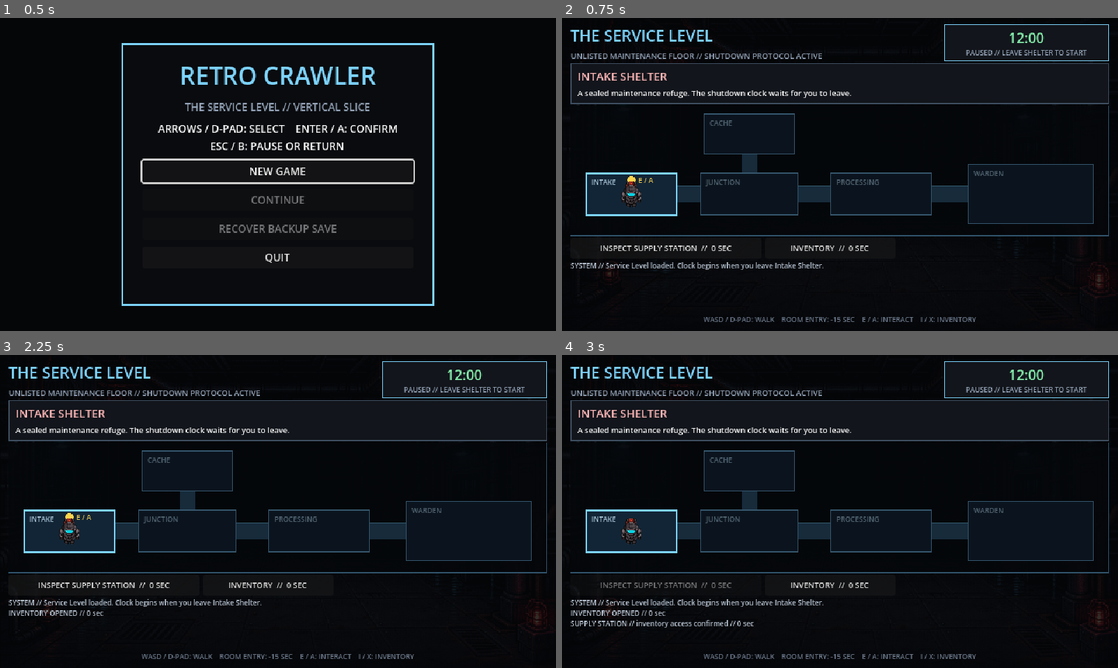
Above: before the commit, frames 1-4 (two rows, left to right).
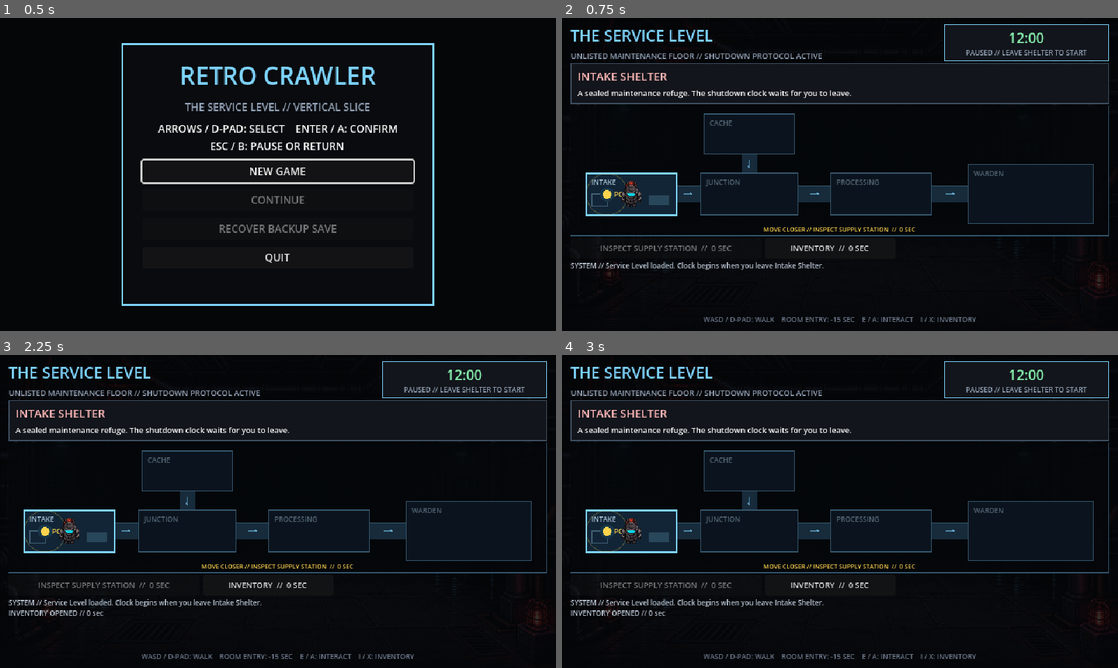
Above: after the commit, the same moments.

Repository: mtmann213/retro-crawler
Game: Godot game, scene res://main/main.tscn
The game is run twice, just before and just after one commit, with the same random seed, the same clock (stepped at 60 frames per second) and the same inputs.
Inputs (mouse positions are in pixels of both pictures, inside the frame that each line leads up to):
- Up to frame 1 (0.5 s): no input
- Up to frame 2 (0.75 s): click "NEW GAME" at 0.5 s
- Up to frame 3 (2.25 s): click "INVENTORY // 0 SEC" at 1.25 s; click "RETURN TO DUNGEON" at 2 s
- Up to frame 4 (3 s): click (667, 586) at 2.75 s, where only the run before the commit has a clickable "INSPECT SUPPLY STATION // 0 S…"

Frame 1 is identical in both runs. In frame 2, 0.7% of the frame differs, in the area x 4-71%, y 45-75%; in frame 3, 0.7%; in frame 4, 0.8%, in the area x 1-71%, y 45-88%.

Commit message:
Add Milestone 9 spatial interactions

Diff:
--- a/scenes/dungeon/dungeon_screen.gd
+++ b/scenes/dungeon/dungeon_screen.gd
@@ -46,6 +46,7 @@
 	map_area.room_entered.connect(_move_to_room)
 	map_area.interaction_requested.connect(_world_interact)
 	map_area.inventory_requested.connect(_open_inventory)
+	map_area.interaction_proximity_changed.connect(_sync_interaction_proximity)
 	_append_log("SYSTEM // Service Level loaded. Clock begins when you leave Intake Shelter.")
 	_render_room()
 
@@ -58,9 +59,10 @@
 	var visited: Dictionary[StringName, bool] = {}
 	for room_id: StringName in floor_state.rooms:
 		visited[room_id] = floor_state.get_room_state(room_id).visited
-	map_area.present(room.content_id, visited, room.interaction_label, not room_state.interaction_completed)
 	floor_clock.present(floor_state)
 	interaction_button.setup(room, room_state.interaction_completed)
+	map_area.present(room.content_id, visited, room.interaction_label, not room_state.interaction_completed)
+	_sync_interaction_proximity(map_area.can_interact_here(), room.interaction_label)
 	emergency_button.visible = (
 		room.content_id == &"room_warden_chamber"
 		and not floor_state.boss_defeated
@@ -103,7 +105,7 @@
 
 func _interact(interaction_id: StringName) -> void:
 	var room_state := floor_state.get_room_state(floor_state.current_room_id)
-	if room_state.interaction_completed:
+	if room_state.interaction_completed or not map_area.can_interact_here():
 		return
 	match interaction_id:
 		&"inspect_station":
@@ -129,8 +131,15 @@
 
 func _world_interact() -> void:
 	var room := FLOOR.get_room(floor_state.current_room_id)
-	if not room.interaction_id.is_empty():
+	if not room.interaction_id.is_empty() and map_area.can_interact_here():
 		_interact(room.interaction_id)
+
+
+func _sync_interaction_proximity(in_range: bool, _prompt: String) -> void:
+	var room := FLOOR.get_room(floor_state.current_room_id)
+	var completed := floor_state.get_room_state(room.content_id).interaction_completed
+	interaction_button.disabled = room.interaction_id.is_empty() or completed or not in_range
+	interaction_button.tooltip_text = "" if in_range else "Walk to the highlighted point of interest to interact."
 
 
 func _open_inventory() -> void:
--- a/scenes/dungeon/walkable_world.gd
+++ b/scenes/dungeon/walkable_world.gd
@@ -4,9 +4,11 @@
 signal room_entered(room_id: StringName)
 signal interaction_requested
 signal inventory_requested
+signal interaction_proximity_changed(in_range: bool, prompt: String)
 
 const PLAYER_TEXTURE := preload("res://assets/characters/crawler_topdown.png")
 const MOVE_SPEED := 82.0
+const INTERACTION_RADIUS := 24.0
 const ROOM_RECTS := {
 	&"room_intake_shelter": Rect2(18, 78, 104, 48),
 	&"room_broken_junction": Rect2(150, 78, 112, 48),
@@ -27,6 +29,11 @@
 	&"room_processing_hall": "PROCESSING",
 	&"room_warden_chamber": "WARDEN",
 }
+const INTERACTION_POINTS := {
+	&"room_intake_shelter": Vector2(42, 102),
+	&"room_maintenance_cache": Vector2(236, 34),
+	&"room_warden_chamber": Vector2(566, 102),
+}
 
 var player_position := Vector2(70, 102)
 var current_room_id: StringName = &"room_intake_shelter"
@@ -35,6 +42,7 @@
 var interaction_available := false
 var movement_enabled := true
 var player_sprite := Sprite2D.new()
+var _interaction_in_range := false
 
 
 func _ready() -> void:
@@ -69,6 +77,7 @@
 	player_position = next
 	player_sprite.position = player_position
 	_check_room_entry()
+	_refresh_interaction_proximity()
 	queue_redraw()
 
 
@@ -86,7 +95,7 @@
 func _unhandled_input(event: InputEvent) -> void:
 	if not movement_enabled or not is_visible_in_tree() or not has_focus():
 		return
-	if event.is_action_pressed("inspect") or event.is_action_pressed("confirm"):
+	if (event.is_action_pressed("inspect") or event.is_action_pressed("confirm")) and can_interact_here():
 		interaction_requested.emit()
 		get_viewport().set_input_as_handled()
 	elif event.is_action_pressed("inventory"):
@@ -105,6 +114,7 @@
 	interaction_available = can_interact
 	if current_room_id != room_id:
 		sync_to_room(room_id)
+	_refresh_interaction_proximity()
 	queue_redraw()
 
 
@@ -113,6 +123,7 @@
 	if force_warp or not (ROOM_RECTS[room_id] as Rect2).has_point(player_position):
 		player_position = (ROOM_RECTS[room_id] as Rect2).get_center()
 		player_sprite.position = player_position
+	_refresh_interaction_proximity()
 	queue_redraw()
 
 
@@ -120,7 +131,26 @@
 	current_room_id = room_id
 	player_position = position if _is_walkable(position) else (ROOM_RECTS[room_id] as Rect2).get_center()
 	player_sprite.position = player_position
-	queue_redraw()
+	_refresh_interaction_proximity()
+	queue_redraw()
+
+
+func can_interact_here() -> bool:
+	if not interaction_available or not INTERACTION_POINTS.has(current_room_id):
+		return false
+	return player_position.distance_to(INTERACTION_POINTS[current_room_id]) <= INTERACTION_RADIUS
+
+
+func interaction_point_for_room(room_id: StringName) -> Vector2:
+	return INTERACTION_POINTS.get(room_id, Vector2.INF)
+
+
+func _refresh_interaction_proximity() -> void:
+	var in_range := can_interact_here()
+	if in_range == _interaction_in_range:
+		return
+	_interaction_in_range = in_range
+	interaction_proximity_changed.emit(in_range, interaction_text)
 
 
 func _check_room_entry() -> void:
@@ -147,6 +177,7 @@
 	for corridor: Rect2 in CORRIDORS:
 		draw_rect(corridor, Color("172b3b"), true)
 		draw_line(corridor.position, corridor.position + Vector2(corridor.size.x, 0), Color("355c72"), 1.0)
+		_draw_route_markings(corridor)
 	for room_id: StringName in ROOM_RECTS:
 		var rect: Rect2 = ROOM_RECTS[room_id]
 		var visited: bool = visited_room_ids.get(room_id, false) or room_id == current_room_id
@@ -154,8 +185,48 @@
 		draw_rect(rect, fill, true)
 		draw_rect(rect, Color("7dd3fc") if room_id == current_room_id else Color("35566d"), false, 2.0 if room_id == current_room_id else 1.0)
 		draw_string(ThemeDB.fallback_font, rect.position + Vector2(6, 13), ROOM_NAMES[room_id], HORIZONTAL_ALIGNMENT_LEFT, -1, 8, Color("a9c5d8") if visited else Color("536674"))
-	if interaction_available:
-		var marker := (ROOM_RECTS[current_room_id] as Rect2).get_center() + Vector2(0, -16)
-		draw_circle(marker, 5.0, Color("fcd34d"))
-		draw_string(ThemeDB.fallback_font, marker + Vector2(8, 3), "E / A", HORIZONTAL_ALIGNMENT_LEFT, -1, 8, Color("fcd34d"))
+		_draw_room_details(room_id, rect, visited)
+	if interaction_available and INTERACTION_POINTS.has(current_room_id):
+		var marker: Vector2 = INTERACTION_POINTS[current_room_id]
+		var marker_color := Color("86efac") if can_interact_here() else Color("fcd34d")
+		draw_arc(marker, INTERACTION_RADIUS, 0, TAU, 32, Color(marker_color, 0.24), 1.0)
+		draw_circle(marker, 5.0, marker_color)
+		draw_string(ThemeDB.fallback_font, marker + Vector2(8, 3), "E / A" if can_interact_here() else "POI", HORIZONTAL_ALIGNMENT_LEFT, -1, 8, marker_color)
+		var prompt := ("E / A // " if can_interact_here() else "MOVE CLOSER // ") + interaction_text
+		draw_string(ThemeDB.fallback_font, Vector2(8, size.y - 5), prompt, HORIZONTAL_ALIGNMENT_CENTER, size.x - 16, 7, marker_color)
 	draw_rect(Rect2(Vector2.ZERO, size), Color("31536b"), false, 1.0)
+
+
+func _draw_route_markings(corridor: Rect2) -> void:
+	var center := corridor.get_center()
+	if corridor.size.x > corridor.size.y:
+		draw_line(center - Vector2(5, 0), center + Vector2(5, 0), Color("7dd3fc", 0.55), 1.0)
+		draw_line(center + Vector2(5, 0), center + Vector2(2, -2), Color("7dd3fc", 0.55), 1.0)
+	else:
+		draw_line(center - Vector2(0, 5), center + Vector2(0, 5), Color("7dd3fc", 0.55), 1.0)
+		draw_line(center + Vector2(0, 5), center + Vector2(-2, 2), Color("7dd3fc", 0.55), 1.0)
+
+
+func _draw_room_details(room_id: StringName, rect: Rect2, visited: bool) -> void:
+	if not visited:
+		return
+	var detail := Color("52758a", 0.75)
+	match room_id:
+		&"room_intake_shelter":
+			draw_rect(Rect2(rect.position + Vector2(7, 24), Vector2(18, 14)), detail, false, 1.0)
+			draw_rect(Rect2(rect.position + Vector2(72, 25), Vector2(23, 11)), Color("29475a"), true)
+			draw_circle(INTERACTION_POINTS[room_id], 8.0, Color("163649"), true)
+		&"room_broken_junction":
+			draw_line(rect.position + Vector2(16, 30), rect.position + Vector2(94, 30), Color("fb7185", 0.55), 2.0)
+			draw_line(rect.position + Vector2(48, 21), rect.position + Vector2(64, 40), Color("fcd34d", 0.7), 1.0)
+		&"room_maintenance_cache":
+			draw_rect(Rect2(INTERACTION_POINTS[room_id] - Vector2(10, 9), Vector2(17, 18)), Color("27485b"), true)
+			draw_line(INTERACTION_POINTS[room_id] - Vector2(8, 2), INTERACTION_POINTS[room_id] + Vector2(5, -2), detail, 1.0)
+		&"room_processing_hall":
+			for offset: float in [25.0, 45.0, 65.0, 85.0]:
+				draw_rect(Rect2(rect.position + Vector2(offset, 25), Vector2(12, 14)), Color("213e50"), true)
+			draw_line(rect.position + Vector2(16, 42), rect.position + Vector2(104, 42), detail, 2.0)
+		&"room_warden_chamber":
+			draw_circle(rect.get_center(), 17.0, Color("4b1f2b", 0.7), true)
+			draw_arc(rect.get_center(), 21.0, 0, TAU, 24, Color("fb7185", 0.65), 2.0)
+			draw_rect(Rect2(INTERACTION_POINTS[room_id] - Vector2(8, 7), Vector2(16, 14)), Color("27485b"), true)
--- a/tests/integration/test_dungeon_screen.gd
+++ b/tests/integration/test_dungeon_screen.gd
@@ -48,6 +48,20 @@
 	assert_true(screen.map_area._is_walkable(Vector2(280, 100)))
 	assert_false(screen.map_area._is_walkable(Vector2(280, 35)))
 	assert_false(screen.map_area._is_walkable(Vector2(620, 149)))
+
+
+func test_room_interactions_require_the_player_to_reach_the_point_of_interest() -> void:
+	var screen := await _spawn_screen()
+	assert_false(screen.map_area.can_interact_here())
+	assert_true(screen.interaction_button.disabled)
+	screen.map_area.restore_position(
+		screen.map_area.interaction_point_for_room(&"room_intake_shelter"),
+		&"room_intake_shelter",
+	)
+	assert_true(screen.map_area.can_interact_here())
+	assert_false(screen.interaction_button.disabled)
+	screen._world_interact()
+	assert_true(screen.floor_state.get_room_state(&"room_intake_shelter").interaction_completed)
 
 
 func test_s_moves_down_without_sending_focus_to_the_action_buttons() -> void:
@@ -92,6 +106,10 @@
 	screen._move_to_room(&"room_broken_junction")
 	screen._move_to_room(&"room_maintenance_cache")
 	assert_eq(screen.floor_state.remaining_seconds, 690)
+	screen.map_area.restore_position(
+		screen.map_area.interaction_point_for_room(&"room_maintenance_cache"),
+		&"room_maintenance_cache",
+	)
 	(screen.get_node("%InteractionButton") as Button).pressed.emit()
 	assert_eq(screen.floor_state.remaining_seconds, 670)
 	assert_gt(screen.reward_session.inventory.get_quantity(&"item_field_patch"), 0)
@@ -210,6 +228,10 @@
 	screen._move_to_room(&"room_broken_junction")
 	screen._move_to_room(&"room_processing_hall")
 	screen._move_to_room(&"room_warden_chamber")
+	screen.map_area.restore_position(
+		screen.map_area.interaction_point_for_room(&"room_warden_chamber"),
+		&"room_warden_chamber",
+	)
 	(screen.get_node("%InteractionButton") as Button).pressed.emit()
 	var combat := screen.active_combat
 	assert_eq(combat.encounter_id, PrototypeEncounter.WARDEN_ENCOUNTER_ID)
Not shown, changed: PLAYTEST.md
Not shown, changed: README.md
